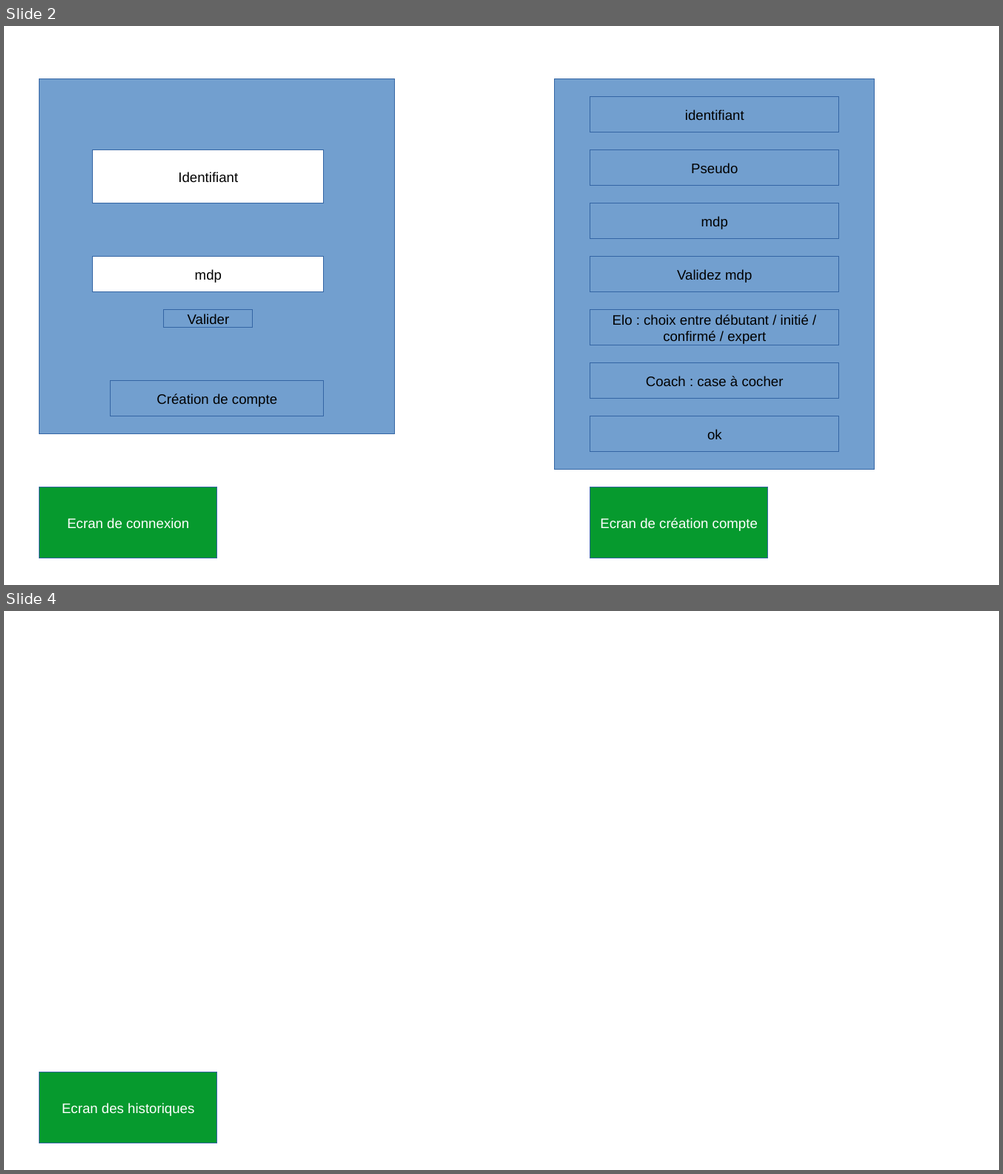
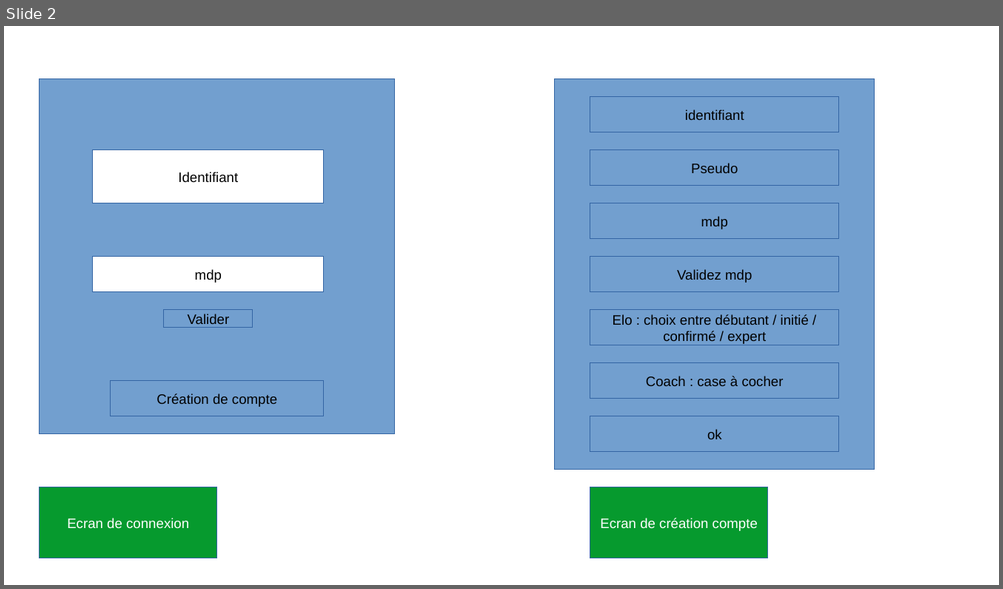
Before and after one commit to NicoPerret/projet-echec, a slide deck: Projet_Echecs.odp. Shown one above the other, each under a label of ours: slides 2 and 4 before the commit, slide 2 after it; the slides between them are not shown. The pictures are 1003x1174 and 1003x589 pixels, drawn with LibreOffice and Linux fonts; fonts in the diff are those of the drawing. Boxes give left, top, right and bottom in pixels: in the first picture for what was removed or moved away, otherwise in the second. Text is boxed around its words. In the diff, an @@ line names an element or a change of style, - is before the commit and + after.

```diff
--- a/Projet_Echecs.odp
+++ b/Projet_Echecs.odp
@@ slide 4 removed at <box>4,611,999,1170</box>, background #FFFFFF @@
@@ rectangle removed at <box>40,1073,217,1145</box> @@
-Ecran des historiques
```
Also in this commit, not shown: 5 slides added, 1 other slide removed.
